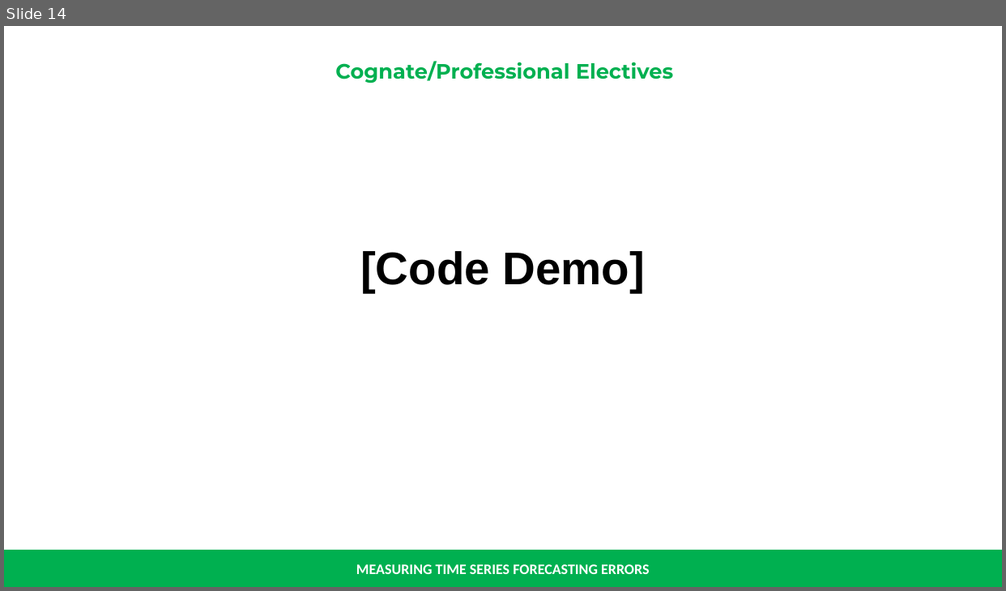
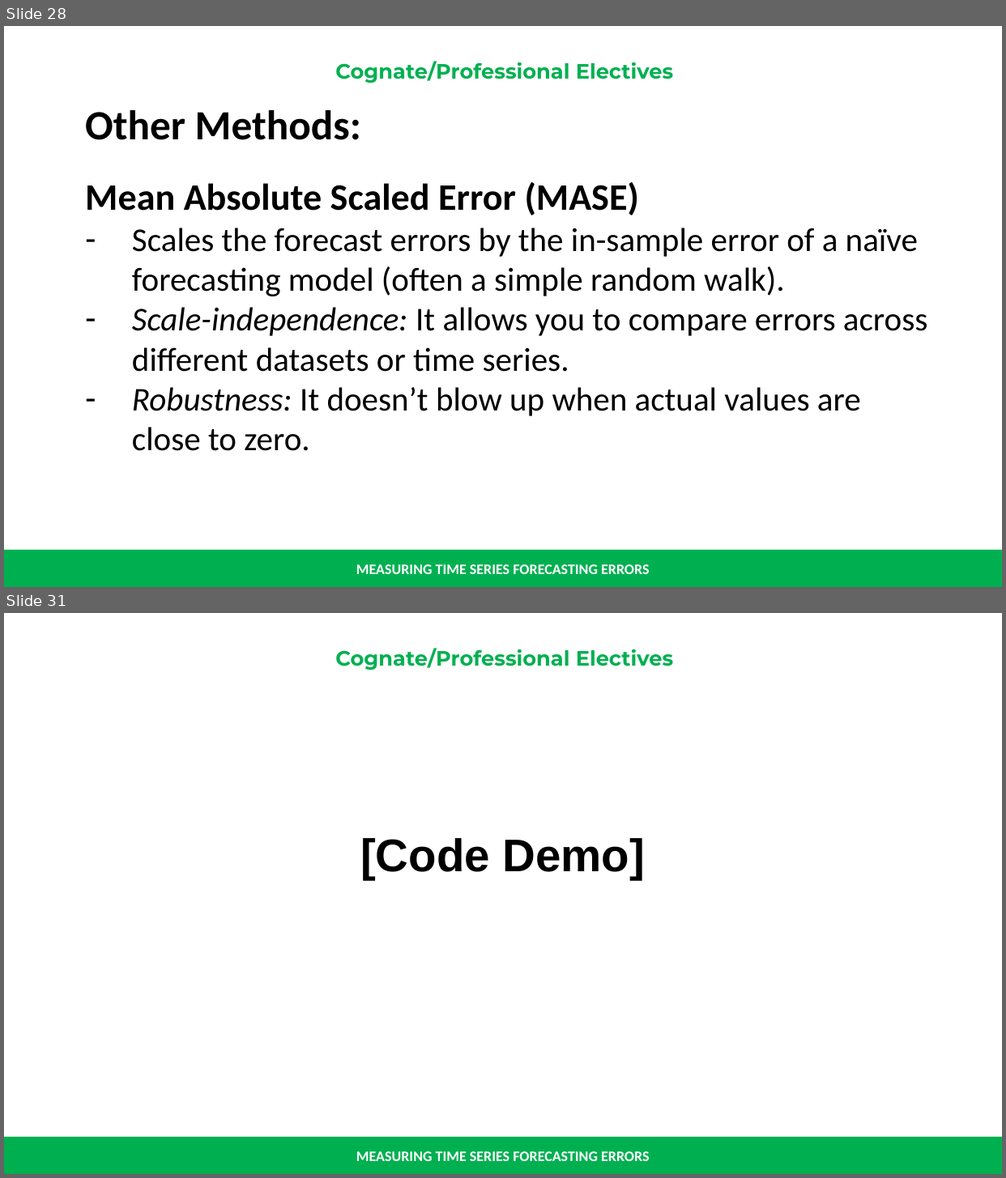
Before and after one commit to renatomaaliw3/public_files, a slide deck: CPE Electives (1 - 3)/01. Lectures Notebook/000. Presentations & Text Books/01. Presentation Slides/06.8 Measuring Forecasting Errors.pptx. Shown one above the other, each under a label of ours: slide 14 before the commit, slides 28 and 31 after it; the slides between them are not shown. The pictures are 1006x591 and 1006x1178 pixels, drawn with LibreOffice and Linux fonts; fonts in the diff are those of the drawing. Boxes give left, top, right and bottom in pixels: in the first picture for what was removed or moved away, otherwise in the second. Text is boxed around its words. In the diff, an @@ line names an element or a change of style, - is before the commit and + after.

```diff
--- a/CPE Electives (1 - 3)/01. Lectures Notebook/000. Presentations & Text Books/01. Presentation Slides/06.8 Measuring Forecasting Errors.pptx
+++ b/CPE Electives (1 - 3)/01. Lectures Notebook/000. Presentations & Text Books/01. Presentation Slides/06.8 Measuring Forecasting Errors.pptx
@@ slide 28 added at (x1=4, y1=26, x2=1002, y2=587), background #FFFFFF; not listed: 3 template elements that a slide beside it also shows @@
@@ text added at (x1=85, y1=110, x2=927, y2=451), 32 pt, text #000000 @@
+Other Methods:
+Mean Absolute Scaled Error (MASE)
+– Scales the forecast errors by the in-sample error of a naïve forecasting model (often a simple random walk).
+– Scale-independence: It allows you to compare errors across different datasets or time series.
+– Robustness: It doesn’t blow up when actual values are close to zero.
@@ what was slide 14 is now slide 31 @@
```
Also in this commit, not shown: 1 slide changed, 16 other slides added, 1 other file.
